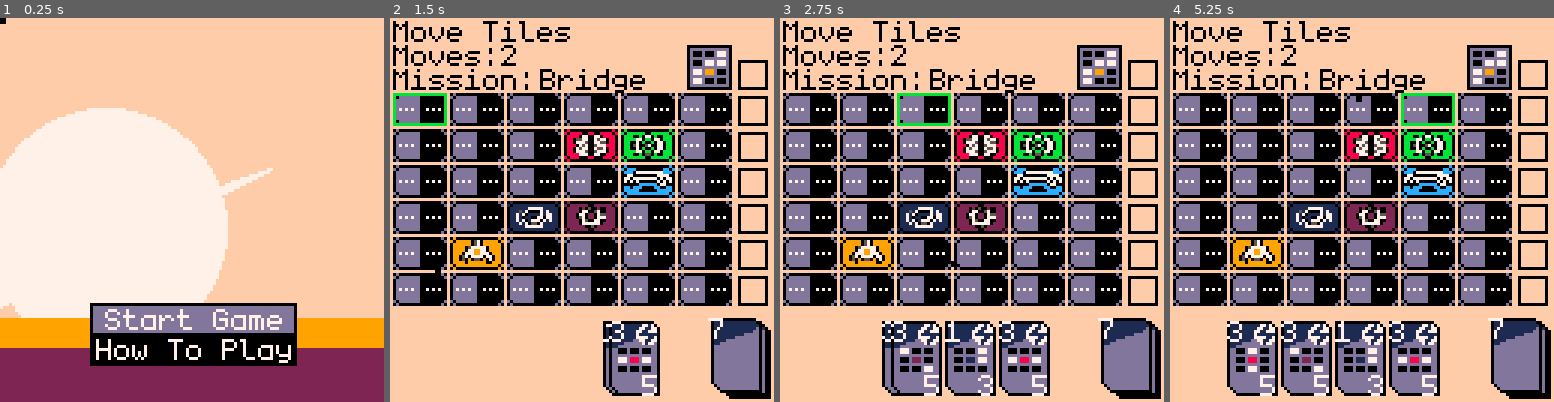
Above: before the commit, frames 1-4 (left to right).
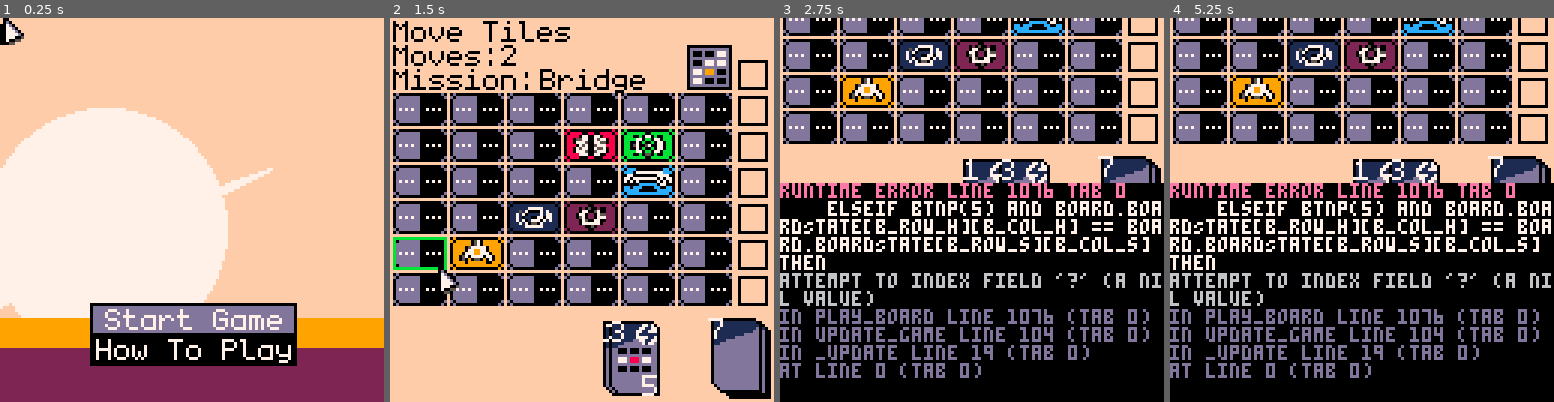
Above: after the commit, the same moments.

Repository: AkuraEx/Pico_Rove
Game: PICO-8 cartridge pico_rove.p8
Two runs of this game, one before a commit and one after it. Both use one fixed random seed, a clock stepped at 60 frames per second and the inputs below.
Inputs (mouse positions are in pixels of both pictures, inside the frame that each line leads up to):
- Up to frame 1 (0.25 s): no input
- Up to frame 2 (1.5 s): tap X (X key) at 0.33, 1.07 s; click (670, 121) at 0.67 s; tap O (Z key) at 0.7 s; click (436, 267) at 1.22 s
- Up to frame 3 (2.75 s): hold Right 1.6-2.1 s; tap O (Z key) at 1.7, 2.1, 2.5 s; click (887, 114) at 1.77 s; tap X (X key) at 1.85 s; hold Up 2.15-2.42 s; click (952, 259) at 2.32 s; hold Right from 2.47 s (still down)
- Up to frame 4 (5.25 s): click (1404, 106) at 2.87 s; tap O (Z key) every 0.4 s from 2.9 to 4.9 s; tap X (X key) at 2.97, 4.08, 5.2 s; release Right at 3.03 s; hold Left 3.08-3.58 s; click (1465, 256) at 3.42 s; hold Down 3.63-3.97 s; click (1231, 102) at 3.97 s; hold Right 4.02-4.68 s; click (1292, 248) at 4.52 s; hold Up 4.73-5.03 s; click (1354, 94) at 5.07 s; hold Left from 5.08 s (still down)

The runs differ from the first frame. In frame 1, 0.3% of the frame differs, in the area x 0-7%, y 0-8%; in frame 2, 0.8%; in frame 3, 71%, in the area x 0-100%, y 0-100%; in frame 4, 71%.
Error after the commit: runtime error line 1076 tab 0; elseif btnp(5) and board.boardState[b_row_h][b_col_h] == board.boardState[b_row_s][b_col_s] then; attempt to index field '?' (a …

Commit message:
more mouse controls / laser ability

Diff:
--- /dev/null
+++ b/abilities.lua
@@ -0,0 +1,67 @@
+function play_ability()
+    -- check mouse
+    for i = 1, ROWS do
+        for j = 1, COLS do
+            if stat(32) > board.boardState[i][j].x and stat(32) < board.boardState[i][j].x + 19 and stat(33) > board.boardState[i][j].y and stat(33) < board.boardState[i][j].y + 12 then
+                a_row_h = i
+                a_col_h = j
+            end
+        end
+    end
+
+    -- click refresh
+    click = false
+    if left_click() then
+        click = true
+    end
+
+    -- left
+    if btnp(0) and b_col_h > 1 then
+        a_col_h -= 1
+    end
+    -- right
+    if btnp(1) and b_col_h < COLS then
+        a_col_h += 1
+    end
+    -- up
+    if btnp(2) and b_row_h > 1 then
+        a_row_h -= 1
+    end
+    -- down
+    if btnp(3) and b_row_h < ROWS then
+        a_row_h += 1
+    end
+
+    if module == LASER then
+        laser()
+    end
+end
+
+-- swap two tiles
+function laser()
+
+    if btnp(5) and a_row_s == 0 and board.boardState[a_row_h][a_col_h].type ~= EMPTY then
+        a_row_s = a_row_h
+        a_col_s = a_col_h
+    end
+
+    if btnp(5) and board.boardState[a_row_h][a_col_h].type ~= EMPTY and board.boardState[a_row_h][a_col_h] ~= board.boardState[a_row_s][a_col_s] then
+
+        board.boardState[a_row_s][a_col_s].type, board.boardState[a_row_h][a_col_h].type = board.boardState[a_row_h][a_col_h].type, board.boardState[a_row_s][a_col_s].type
+        board.boardState[a_row_s][a_col_s].spr, board.boardState[a_row_h][a_col_h].spr = board.boardState[a_row_h][a_col_h].spr, board.boardState[a_row_s][a_col_s].spr
+        board.boardState[a_row_s][a_col_s].used, board.boardState[a_row_h][a_col_h].used = board.boardState[a_row_h][a_col_h].used, board.boardState[a_row_s][a_col_s].used
+
+        b_row_h = a_row_h
+        b_col_h = a_col_h
+        a_row_h = 0
+        a_col_h = 0
+        a_row_s = 0
+        a_col_s = 0
+        b_row_s = 0
+        b_col_s = 0
+        module = EMPTY
+        board:valid_reset()
+        ability_selected = false
+        board_phase = true
+    end
+end
--- a/card.lua
+++ b/card.lua
@@ -3,7 +3,7 @@
     x = 106,
     y = 100,
     spr = 0,
-    spr_x = 2.5,
+    spr_x = 2.2,
     spr_y = 3.2,
     value = 0,
     matchValue = 0,
--- a/controls.lua
+++ b/controls.lua
@@ -1,4 +1,13 @@
 function play_card()
+
+  -- check mouse
+  for i = 1, #hand do
+    if stat(32) >= hand[i].x and stat(32) <= hand[i].x + 18 and stat(33) >= 100 and stat(33) <= 120 then
+        c_h = i
+        break
+    end
+  end
+
   -- left
   if btnp(0) and c_h > 1 then
     c_h -= 1
@@ -8,7 +17,7 @@
     c_h += 1
   end
   -- x
-  if btnp(5) then
+  if btnp(5) or left_click() and stat(32) >= hand[c_h].x and stat(32) <= hand[c_h].x + 18 and stat(33) >= 100 and stat(33) <= 120 then
     value = hand[c_h].value
     for i = 0, ROWS - 3 do
         for j = 0, COLS - 3 do
@@ -28,6 +37,23 @@
 end
 
 function play_board()
+
+    -- check mouse
+    for i = 1, ROWS do
+        for j = 1, COLS do
+            if stat(32) > board.boardState[i][j].x and stat(32) < board.boardState[i][j].x + 19 and stat(33) > board.boardState[i][j].y and stat(33) < board.boardState[i][j].y + 12 then
+                b_row_h = i
+                b_col_h = j
+            end
+        end
+    end
+
+    -- click refresh
+    click = false
+    if left_click() then
+        click = true
+    end
+
     -- left
     if btnp(0) and b_col_h > 1 then
         b_col_h -= 1
@@ -45,7 +71,7 @@
         b_row_h += 1
     end
     -- Press x without module selected
-    if btnp(5) and b_row_s == 0 and board.boardState[b_row_h][b_col_h].type ~= 0 then
+    if (btnp(5) or (click and stat(32) > board.boardState[b_row_h][b_col_h].x and stat(32) < board.boardState[b_row_h][b_col_h].x + 19 and stat(33) > board.boardState[b_row_h][b_col_h].y and stat(33) < board.boardState[b_row_h][b_col_h].y + 12)) and b_row_s == 0 and board.boardState[b_row_h][b_col_h].type ~= 0 then
         b_col_s = b_col_h
         b_row_s = b_row_h
         module = board.boardState[b_row_s][b_col_s].type
@@ -66,7 +92,7 @@
             board:valid_path(module)
         end
     -- Press x with module selected
-    elseif btnp(5) and b_row_s ~= 0 and board.boardState[b_row_s][b_col_s] ~= board.boardState[b_row_h][b_col_h] then
+    elseif (btnp(5) or (click and stat(32) > board.boardState[b_row_h][b_col_h].x and stat(32) < board.boardState[b_row_h][b_col_h].x + 19 and stat(33) > board.boardState[b_row_h][b_col_h].y and stat(33) < board.boardState[b_row_h][b_col_h].y + 12)) and b_row_s ~= 0 and board.boardState[b_row_s][b_col_s] ~= board.boardState[b_row_h][b_col_h] then
 
         -- Valid Move Check
         if board:move_tile() then
@@ -95,16 +121,28 @@
         if(move == 0) then
             card_phase = true
             board_phase = false
+            module = EMPTY
             info = "pLAY cARD"
             c_h = 1
         end
+
+    -- If Ability Selected
+    elseif btnp(5) and board.boardState[b_row_h][b_col_h] == board.boardState[b_row_s][b_col_s] then
+        ability_selected = true
+        board_phase = false
+        board:valid_reset()
+        a_row_h = b_row_s
+        a_col_h = b_col_s
     end
+
+
     -- back out of tile
     if btnp(4) and b_row_s ~= 0 then
         b_row_s = 0
         b_col_s = 0
         board:valid_reset()
         info = "mOVE tILES"
+        module = EMPTY
     end
 end
 
--- a/helper.lua
+++ b/helper.lua
@@ -1,10 +1,24 @@
 card_phase = true
 board_phase = false
+ability_selected = false
+
+-- card highlight
 c_h = 1
+
+-- board row/col highlight and selection
 b_row_h = 1
 b_col_h = 1
 b_row_s = 0
 b_col_s = 0
+
+-- ability row/col highlight and selection
+a_row_h = 0
+a_col_h = 0
+a_row_s = 0
+a_col_s = 0
+
+
+module = EMPTY
 
 frame = 0
 counter = 0
@@ -52,6 +66,8 @@
     play_card()
   elseif board_phase then
     play_board()
+  elseif ability_selected then
+    play_ability()
   end
 
   counter += 1
@@ -108,6 +124,16 @@
           board:board_rect(b_row_s, b_col_s, RED, false)
 
         end
+    end
+
+    if ability_selected then
+
+      board:board_rect(b_row_s, b_col_s, RED, false)
+      board:board_rect(a_row_h, a_col_h, BLUE, false)
+
+      if a_row_s ~= 0 then
+        board:board_rect(a_row_s, a_col_s, WHITE, false)
+      end
     end
 end
 
--- a/mouse.lua
+++ b/mouse.lua
@@ -1,5 +1,24 @@
+timer = 0
+
 function draw_mouse()
     mouse_x = stat(32)
     mouse_y = stat(33)
-    rect(mouse_x, mouse_y, mouse_x + 1, mouse_y + 1, BLACK)
+    spr(2, mouse_x, mouse_y, 1, 1.2)
 end
+
+function left_click()
+    if stat(34) == 1 and timer == 0 then
+        timer = 1
+        return true
+    else
+        return false
+    end
+end
+
+function mouse_timer()
+    if timer > 0 and timer < 3 then
+        timer += 1
+    else
+        timer = 0
+    end
+end
--- a/pico_rove.p8
+++ b/pico_rove.p8
@@ -12,16 +12,17 @@
 #include titlecontrols.lua
 #include titlescreen.lua
 #include mouse.lua
+#include abilities.lua
 __gfx__
-00000000000000066666666666666666600000000000000066666666677777667666667667777776d6d66d6666ddddd66dddd666d66666dd666666dd6666d6dd
-011111111117717066666666666666666011111111111111006666667666667667777767766666676d6d66d66d666d6ddd6d6dd666d7666d66d76d6dddd7666d
-01111111117711770666666666666666601111111111111110066666677776677666667666666667d66d7d6dd6dd6d6dd6d76dd6ddddd7d66dddd7666dddd766
-011111111771177706666666666666666011111111111111d010666676d667676d66667667777766d6dddd7dd66dd66dd7ddd6dd66ddd6666dddd666d6ddd66d
-01111111171111110666666666666666601111111111111dd0d006666d66667666d6dd6776d6d676dd6ddd6dd7dddddddddd6d6d66d66d7d6d666d7666666d66
-01111111177771170666666666666666601111111111ddddd0d006666dddd6766dddd6676dddd6766dd66d6dd6d7dd6dd6d666d6d666d7d7d66dd7d7d6d6d77d
-01111111dd7711770666666666666666601111111dddddddd0d006666d7d76666d7d76666d7d7666666d66d66d6666d66d6d6dd6ddd67d7dddd6d77dddd6dd7d
-01111dddddd7177d0666666666666666601111ddddddddddd0d00666dddddd66dddddd66dddddd666d6dddd6dddddddd66d6dd66ddddd7d7dddd6dd7dddd67d7
-011ddddddddddddd06666666666666666011ddddddddddddd0d00666666666776666666666666666666666666666666666666666677766666667666666667776
+00000000000000066006666666666666600000000000000066666666677777667666667667777776d6d66d6666ddddd66dddd666d66666dd666666dd6666d6dd
+011111111117717060d06666666666666011111111111111006666667666667667777767766666676d6d66d66d666d6ddd6d6dd666d7666d66d76d6dddd7666d
+0111111111771177007d066666666666601111111111111110066666677776677666667666666667d66d7d6dd6dd6d6dd6d76dd6ddddd7d66dddd7666dddd766
+01111111177117770077d066666666666011111111111111d010666676d667676d66667667777766d6dddd7dd66dd66dd7ddd6dd66ddd6666dddd666d6ddd66d
+011111111711111100777d0666666666601111111111111dd0d006666d66667666d6dd6776d6d676dd6ddd6dd7dddddddddd6d6d66d66d7d6d666d7666666d66
+0111111117777117007777d066666666601111111111ddddd0d006666dddd6766dddd6676dddd6766dd66d6dd6d7dd6dd6d666d6d666d7d7d66dd7d7d6d6d77d
+01111111dd7711770077700566666666601111111dddddddd0d006666d7d76666d7d76666d7d7666666d66d66d6666d66d6d6dd6ddd67d7dddd6d77dddd6dd7d
+01111dddddd7177d0070055666666666601111ddddddddddd0d00666dddddd66dddddd66dddddd666d6dddd6dddddddd66d6dd66ddddd7d7dddd6dd7dddd67d7
+011ddddddddddddd00055666666666666011ddddddddddddd0d00666666666776666666666666666666666666666666666666666677766666667666666667776
 0dd555d555d555dd066666666666666660ddddddddddddddd0d00666666666776666666666666666666666666766666666666666666766666676666666666666
 0dd555d555d555dd066666666666666660ddddddddddddddd0d00666666667666666666666666666676666667776666666676666667666666677766677666666
 0ddddddddddddddd066666666666666660ddddddddddddddd0d00666ddd6d666ddd66667ddd6666677766666d77d666666777666676666666666666667666666
--- a/rove.lua
+++ b/rove.lua
@@ -18,6 +18,8 @@
     else
     update_game()
     end
+
+    mouse_timer()
 end
 
 function _draw()
--- a/titlecontrols.lua
+++ b/titlecontrols.lua
@@ -5,7 +5,7 @@
     elseif btnp(3) and option_select < 1 then
         option_select += 1
     -- option select
-    elseif (btnp(5) or (stat(34) == 1 and stat(33) >= 96 and stat(33) <= 106 and stat(32) >= 31 and stat(32) <= 97))and option_select == 0 then
+    elseif (btnp(5) or (left_click() and stat(33) >= 96 and stat(33) <= 106 and stat(32) >= 31 and stat(32) <= 97))and option_select == 0 then
         INGAME = true
         start_game()
     end
Not shown, changed: roveSheet.png
